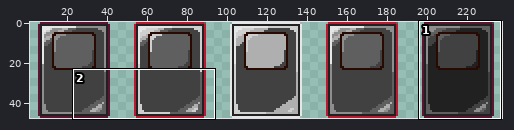
A sprite sheet gets an edit: Assets/Rogium Legend/Sprites/UI/Packs/Card/spr_Asset_Card_Grey.png. The first picture is a wide view before the edit; the outline marks the close-up.
Close-up. The starting point:
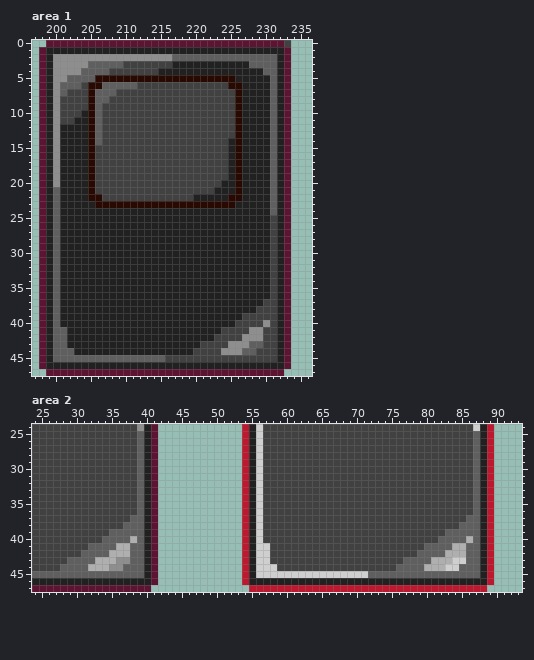
The file is 240x48 pixels. Shown: area 1: x 197..236, y 0..47; area 2: x 24..93, y 24..47. The wide view leaves out empty margins. The commit also changed other parts of the picture, which this record leaves out.
The result:
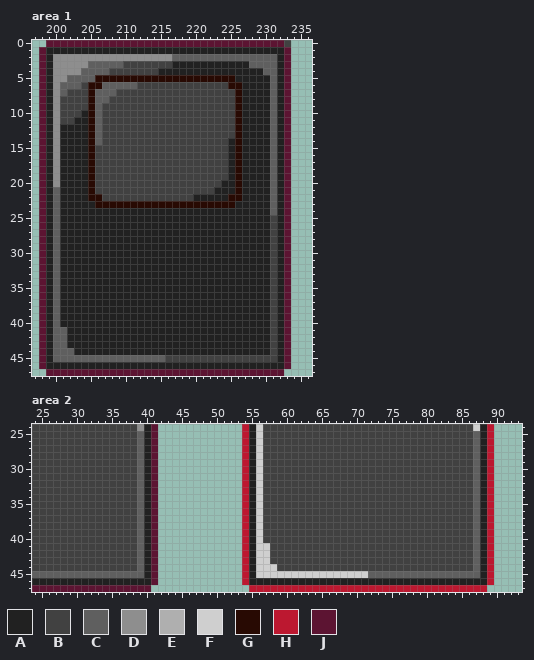
Palette (. is transparent): A #212121  B #414141  C #5f5f5f  D #8e8e8e  E #afafaf  F #cfcfcf  G #280a03  H #bc1830  J #5c1432
Diff:
--- area 1
@@ x 218..232 @@
 36 AAAAAAAAAAAAABA
-37 AAAAAAAAAAAABBA
-38 AAAAAAAAAAABBBA
-39 AAAAAAAAABBBBBA
-40 AAAAAAAABBBBDBA
-41 AAAAAABBBBDDBBA
-42 AAAAABBBBDDDBBA
-43 AAABBBBDDDCCBBA
-44 AABBBBDDDCCBBBA
+37 AAAAAAAAAAAAABA
+38 AAAAAAAAAAAAABA
+39 AAAAAAAAAAAAABA
+40 AAAAAAAAAAAAABA
+41 AAAAAAAAAAAAABA
+42 AAAAAAAAAAAAABA
+43 AAAAAAAAAAAAABA
+44 AAAAAAAAAAAAABA
 45 BBBBBBBBBBBBBBA
--- area 2
@@ x 24..93 @@
 36 BBBBBBBBBBBBBBBCAJ............HAFBBBBBBBBBBBBBBBBBBBBBBBBBBBBBBCAH....
-37 BBBBBBBBBBBBBBCCAJ............HAFBBBBBBBBBBBBBBBBBBBBBBBBBBBBBCCAH....
-38 BBBBBBBBBBBBBCCCAJ............HAFBBBBBBBBBBBBBBBBBBBBBBBBBBBBCCCAH....
-39 BBBBBBBBBBBCCCCCAJ............HAFBBBBBBBBBBBBBBBBBBBBBBBBBBCCCCCAH....
-40 BBBBBBBBBBCCCCECAJ............HAFBBBBBBBBBBBBBBBBBBBBBBBBBCCCCECAH....
-41 BBBBBBBBCCCCEECCAJ............HAFFBBBBBBBBBBBBBBBBBBBBBBCCCCEECCAH....
-42 BBBBBBBCCCCEEECCAJ............HAFFBBBBBBBBBBBBBBBBBBBBBCCCCEEECCAH....
-43 BBBBBCCCCEEEDDCCAJ............HAFFBBBBBBBBBBBBBBBBBBBCCCCEEEFFCCAH....
-44 BBBBCCCCEEEDDCCCAJ............HAFFFBBBBBBBBBBBBBBBBBCCCCEEEFFCCCAH....
+37 BBBBBBBBBBBBBBBCAJ............HAFBBBBBBBBBBBBBBBBBBBBBBBBBBBBBBCAH....
+38 BBBBBBBBBBBBBBBCAJ............HAFBBBBBBBBBBBBBBBBBBBBBBBBBBBBBBCAH....
+39 BBBBBBBBBBBBBBBCAJ............HAFBBBBBBBBBBBBBBBBBBBBBBBBBBBBBBCAH....
+40 BBBBBBBBBBBBBBBCAJ............HAFBBBBBBBBBBBBBBBBBBBBBBBBBBBBBBCAH....
+41 BBBBBBBBBBBBBBBCAJ............HAFFBBBBBBBBBBBBBBBBBBBBBBBBBBBBBCAH....
+42 BBBBBBBBBBBBBBBCAJ............HAFFBBBBBBBBBBBBBBBBBBBBBBBBBBBBBCAH....
+43 BBBBBBBBBBBBBBBCAJ............HAFFBBBBBBBBBBBBBBBBBBBBBBBBBBBBBCAH....
+44 BBBBBBBBBBBBBBBCAJ............HAFFFBBBBBBBBBBBBBBBBBBBBBBBBBBBBCAH....
 45 CCCCCCCCCCCCCCCCAJ............HAFFFFFFFFFFFFFFFFCCCCCCCCCCCCCCCCAH....
Changed places in both close-ups, as pixel boxes (x1, y1, x2, y2):
changed: (193, 299, 270, 355)
changed: (60, 515, 137, 571)
changed: (396, 515, 473, 571)
